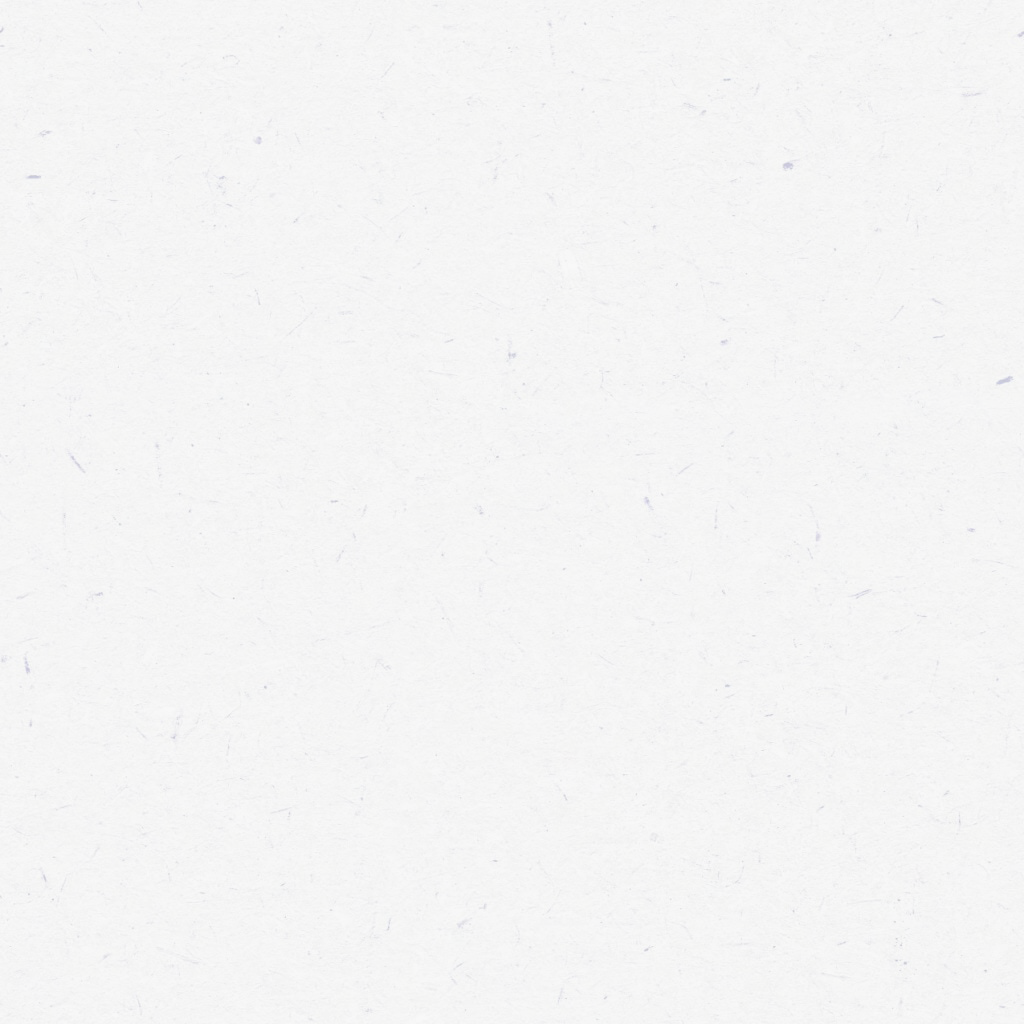
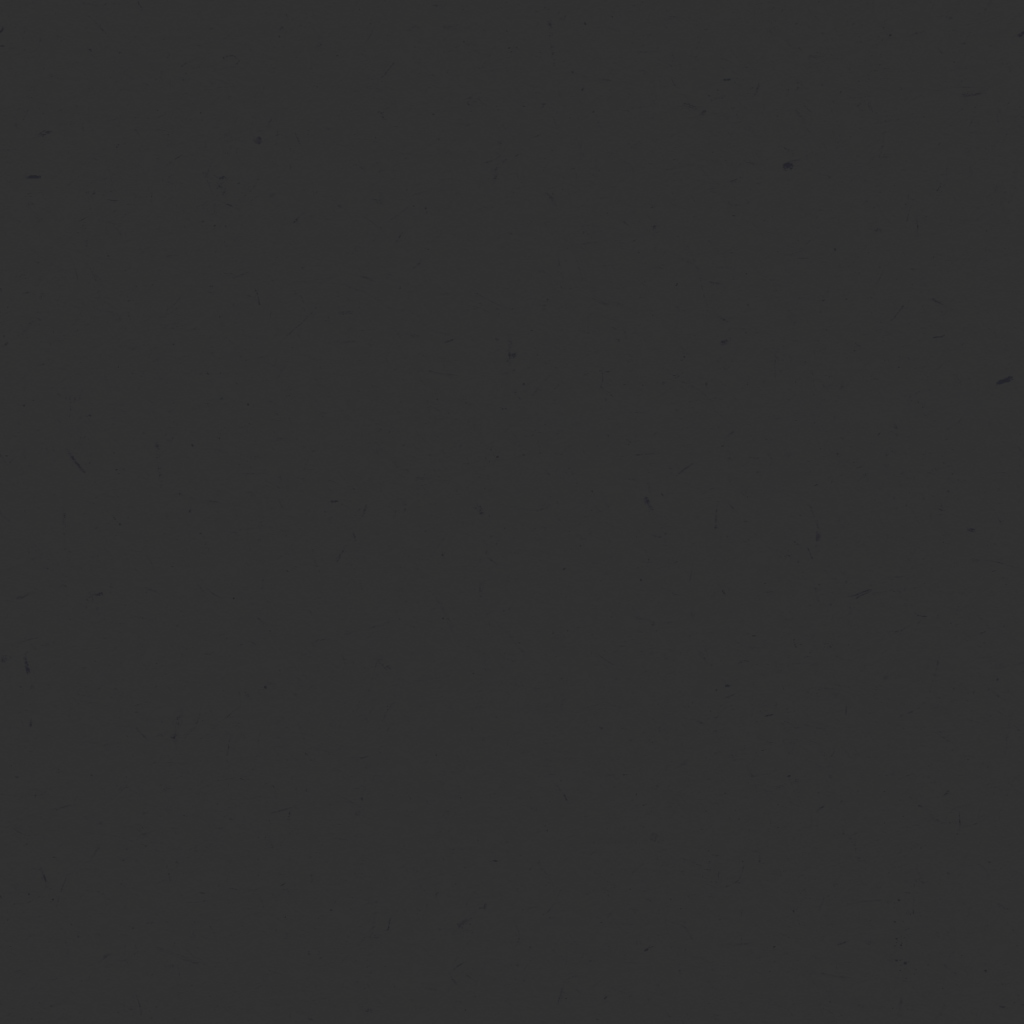
Before/after of a 1024x1024 layered artwork. What changed in the layer stack:
"Layer 0": blend normal → overlay over [0, 0, 1024, 1024]
painted on "Layer 1" over [0, 0, 1024, 1024]
